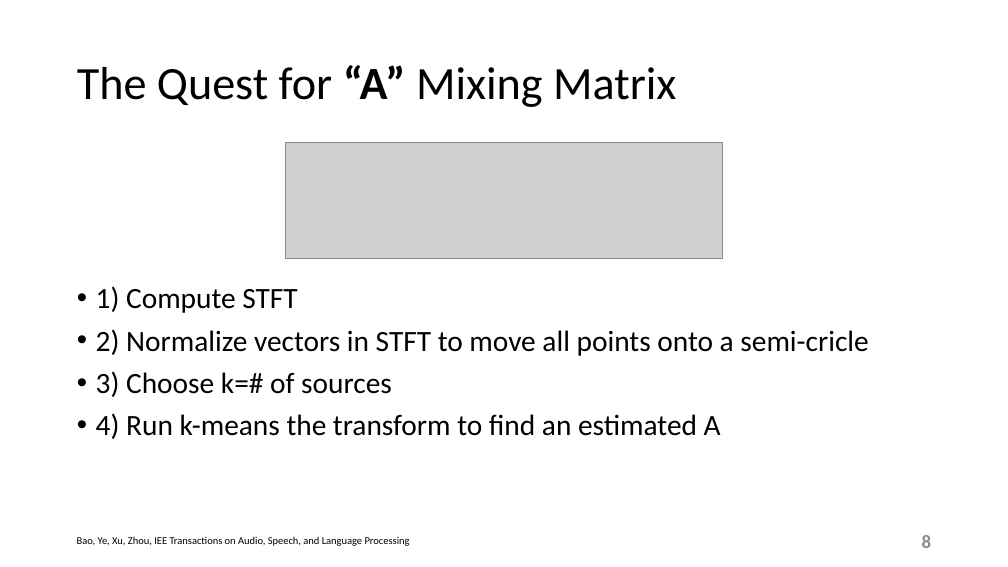
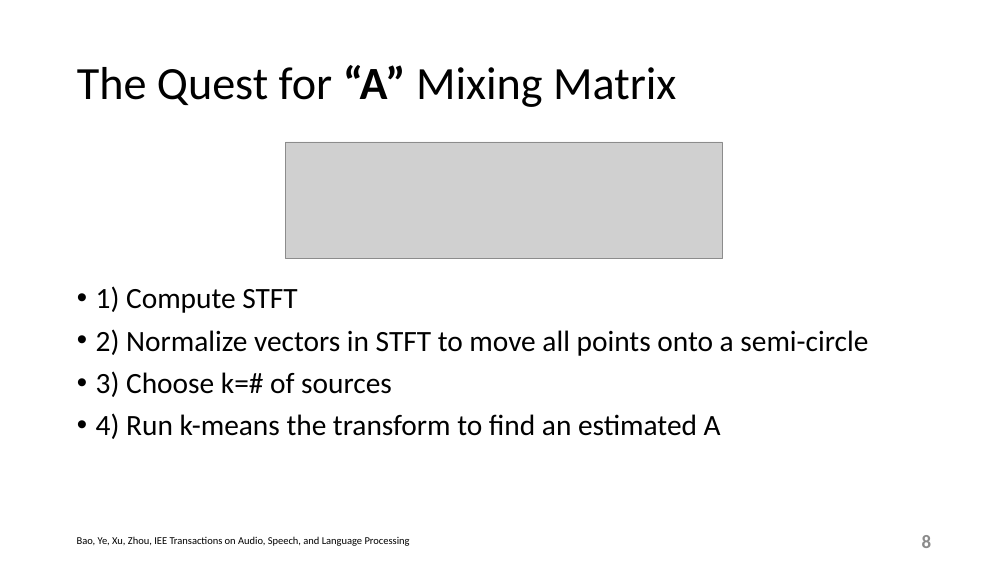
Before and after one commit to esaracin/compressive-sensing-cocktail-party-problem, a slide deck: slide 8 of slide/slides.pptx. Drawn at 1008x567 pixels with LibreOffice and Linux fonts; fonts in the diff are those of the drawing; grey boxes stand for pictures; background and template pictures are left out. Boxes give left, top, right and bottom in pixels: in the first picture for what was removed or moved away, otherwise in the second. Text is boxed around its words. In the diff, an @@ line names an element or a change of style, - is before the commit and + after.

```diff
--- a/slide/slides.pptx
+++ b/slide/slides.pptx
@@ text at <box>96,329,868,356</box>: text changed @@
-• 2) Normalize vectors in STFT to move all points onto a semi-cricle
+• 2) Normalize vectors in STFT to move all points onto a semi-circle
```
Also in this commit, not shown: 5 other slides changed, 1 slide added, 2 slides removed.
